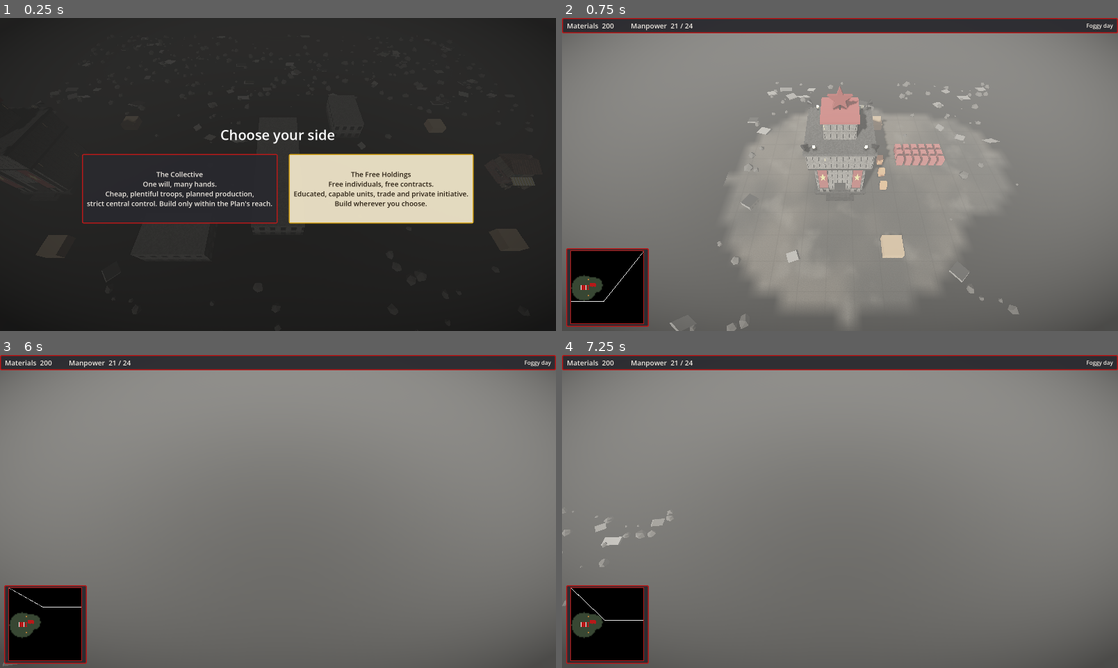
Above: before the commit, frames 1-4 (two rows, left to right).
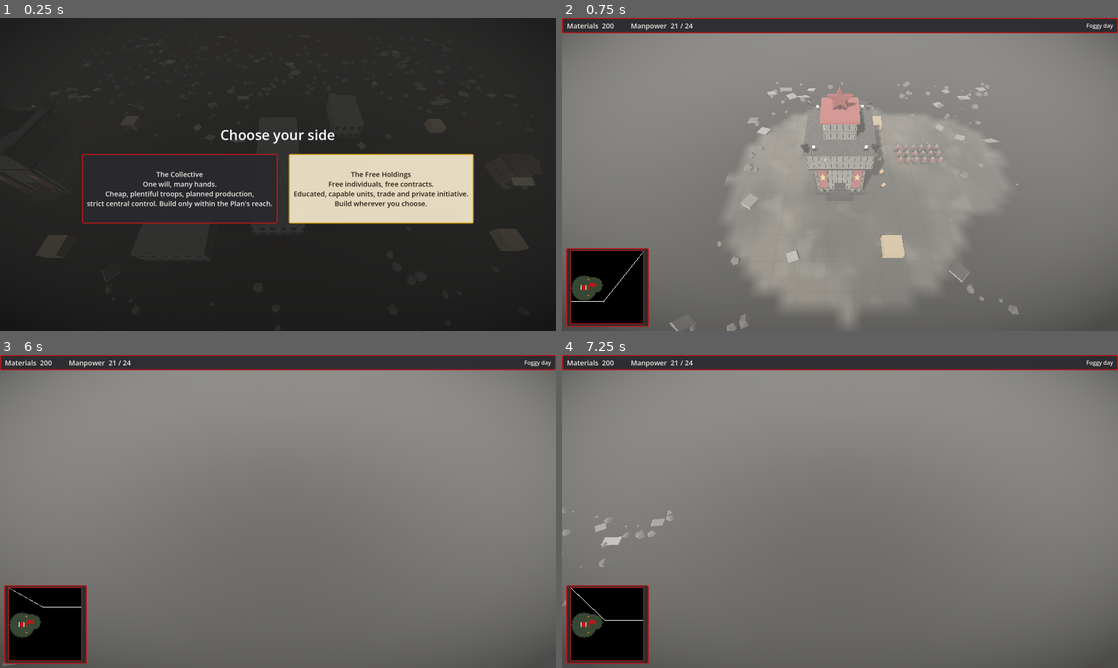
Above: after the commit, the same moments.

Repository: zhqgitc/rtsGameSpike
Game: Godot game, scene res://scenes/main.tscn
The game is run twice, just before and just after one commit, with the same random seed, the same clock (stepped at 60 frames per second) and the same inputs.
Inputs (mouse positions are in pixels of both pictures, inside the frame that each line leads up to):
- Up to frame 1 (0.25 s): no input
- Up to frame 2 (0.75 s): click "The Collective One will, many…" at 0.5 s
- Up to frame 3 (6 s): tap Enter at 1.25, 3.5 s; drag from (44, 624) to (333, 442) at 1.27 s; tap Space at 2, 5 s; drag from (166, 527) to (250, 574) at 2.02 s; move the mouse to (333, 442) at 2.77 s; hold D 2.78-3.5 s; tap 1 at 2.85, 4.35, 5.85 s; drag from (250, 574) to (111, 464) at 3.52 s; move the mouse to (444, 558) at 4.27 s; hold A 4.28-5 s; drag from (111, 464) to (194, 433) at 5.02 s; move the mouse to (305, 511) at 5.77 s; hold S from 5.78 s (still down); click (305, 511) at 5.92 s
- Up to frame 4 (7.25 s): release S at 6.5 s; drag from (756, 433) to (728, 527) at 6.52 s

The runs differ from the first frame. In frame 2, 0.7% of the frame differs, in the area x 32-75%, y 24-62%; in frame 3, less than 0.1%; in frame 4, less than 0.1%.

Commit message:
G3: animated procedural unit figures
UnitArt builds humanoid figures from primitives: identical stocky red-coated Conscripts and orange-vested Laborers for the Collectivists, individually randomised Libertarians (coat, hat, skin, hair, gear, build seeded by the unit, all with a gold scarf). UnitModel animates them from the unit's state: walking, aiming, recoil with muzzle flash, melee thrust, tool swinging. Unit emits a fired signal for attacks. Sun elevation raised on every kind of day so the tall HQ does not shade its whole base.

Co-Authored-By: Claude Sonnet 5.5 <noreply@anthropic.com>

Diff:
--- a/data/weather/dark.tres
+++ b/data/weather/dark.tres
@@ -13,7 +13,7 @@
 fog_density = 0.0068
 sun_color = Color(0.72, 0.76, 0.88, 1)
 sun_energy = 0.5
-sun_rotation = Vector3(-50, -20, 0)
+sun_rotation = Vector3(-56, -20, 0)
 shadow_blur = 2.4
 ambient_energy = 0.52
 saturation = 0.58
--- a/data/weather/foggy.tres
+++ b/data/weather/foggy.tres
@@ -13,7 +13,7 @@
 fog_density = 0.0105
 sun_color = Color(0.95, 0.92, 0.86, 1)
 sun_energy = 0.75
-sun_rotation = Vector3(-44, -28, 0)
+sun_rotation = Vector3(-52, -28, 0)
 shadow_blur = 3.2
 ambient_energy = 0.95
 saturation = 0.5
--- a/data/weather/overcast.tres
+++ b/data/weather/overcast.tres
@@ -13,7 +13,7 @@
 fog_density = 0.0042
 sun_color = Color(1, 0.88, 0.74, 1)
 sun_energy = 1.25
-sun_rotation = Vector3(-36, -32, 0)
+sun_rotation = Vector3(-47, -32, 0)
 shadow_blur = 1.4
 ambient_energy = 0.7
 saturation = 0.68
--- a/data/weather/sunny.tres
+++ b/data/weather/sunny.tres
@@ -13,7 +13,7 @@
 fog_density = 0.0022
 sun_color = Color(1, 0.82, 0.58, 1)
 sun_energy = 2.0
-sun_rotation = Vector3(-30, -42, 0)
+sun_rotation = Vector3(-40, -42, 0)
 shadow_blur = 0.6
 ambient_energy = 0.72
 saturation = 0.82
--- a/scripts/sim/unit.gd
+++ b/scripts/sim/unit.gd
@@ -3,6 +3,9 @@
 ## A unit in the world: health, move/attack orders, automatic engagement and
 ## retreat, pathing over the navigation mesh (with avoidance), plus placeholder
 ## visuals. All behaviour runs in _physics_process (the fixed simulation tick).
+
+## The unit just attacked (a shot or a blow); animation and effects listen.
+signal fired
 
 enum State { IDLE, MOVING, ATTACKING, RETREATING, ATTACK_MOVING }
 
@@ -54,7 +57,7 @@
 	_scan_timer = (_spawn_counter % 5) * (SCAN_INTERVAL / 5.0)
 	_spawn_counter += 1
 	add_to_group(GROUP)
-	_build_placeholder_mesh()
+	_build_model()
 	_build_selection_ring()
 	_build_agent()
 
@@ -293,6 +296,7 @@
 
 func _fire() -> void:
 	_cooldown = def.attack_cooldown
+	fired.emit()
 	if def.projectile_speed > 0.0:
 		var shot := Projectile.new()
 		get_parent().add_child(shot)
@@ -428,23 +432,12 @@
 	_agent.velocity_computed.connect(_on_velocity_computed)
 
 
-func _build_placeholder_mesh() -> void:
-	var mesh_instance := MeshInstance3D.new()
-	var mat := StandardMaterial3D.new()
-	mat.albedo_color = def.color
-	match def.shape:
-		UnitDef.Shape.CAPSULE:
-			var capsule := CapsuleMesh.new()
-			capsule.radius = def.size.x * 0.5
-			capsule.height = def.size.y
-			mesh_instance.mesh = capsule
-		_:
-			var box := BoxMesh.new()
-			box.size = def.size
-			mesh_instance.mesh = box
-	mesh_instance.material_override = mat
-	mesh_instance.position.y = def.size.y * 0.5
-	add_child(mesh_instance)
+## The figure (see UnitArt/UnitModel). Seeded by the unit so each Libertarian
+## looks like an individual while every Collectivist is identical.
+func _build_model() -> void:
+	var model := UnitArt.build(def, get_instance_id())
+	add_child(model)
+	model.setup(self)
 
 
 func _build_selection_ring() -> void:
--- /dev/null
+++ b/scripts/world/unit_art.gd
@@ -0,0 +1,297 @@
+class_name UnitArt
+extends RefCounted
+## Procedural figures for the units, built from primitives and animated by
+## UnitModel. The Collectivists are one identical, stocky figure in a red
+## greatcoat and fur hat: a mass in uniform. The Libertarians are individuals:
+## each one gets its own coat, hat, skin, gear and build (seeded by the unit),
+## with a gold scarf to read as one side from far away.
+## Figures stand on the ground at the origin and face -Z.
+
+const RED_COAT := Color(0.5, 0.1, 0.09)
+const GOLD := Color(0.9, 0.7, 0.15)
+const SKINS: Array[Color] = [Color(0.88, 0.7, 0.56), Color(0.72, 0.54, 0.42), Color(0.52, 0.37, 0.28), Color(0.93, 0.8, 0.68)]
+const HAIRS: Array[Color] = [Color(0.12, 0.09, 0.07), Color(0.3, 0.2, 0.12), Color(0.55, 0.4, 0.2), Color(0.46, 0.46, 0.46)]
+const COATS: Array[Color] = [Color(0.27, 0.31, 0.22), Color(0.33, 0.26, 0.19), Color(0.22, 0.26, 0.32), Color(0.38, 0.33, 0.26), Color(0.2, 0.2, 0.21), Color(0.36, 0.22, 0.16)]
+const CIVILIAN_COATS: Array[Color] = [Color(0.45, 0.4, 0.33), Color(0.4, 0.45, 0.5), Color(0.5, 0.35, 0.25), Color(0.35, 0.42, 0.3), Color(0.55, 0.5, 0.4)]
+const TROUSERS: Array[Color] = [Color(0.2, 0.2, 0.22), Color(0.28, 0.23, 0.17), Color(0.18, 0.22, 0.27), Color(0.3, 0.27, 0.22)]
+const BOOTS := Color(0.1, 0.08, 0.07)
+const METAL := Color(0.14, 0.14, 0.15)
+const WOOD := Color(0.32, 0.22, 0.14)
+
+
+static func build(def: UnitDef, seed_value: int) -> UnitModel:
+	var model := UnitModel.new()
+	model.name = "Model"
+	var rng := RandomNumberGenerator.new()
+	rng.seed = seed_value
+	var variation := 1.0
+	match def.id:
+		&"collectivist_conscript":
+			_conscript(model)
+		&"collectivist_laborer":
+			_laborer(model)
+		&"libertarian_freeholder":
+			_freeholder(model, rng)
+			variation = rng.randf_range(0.94, 1.07)
+		&"libertarian_volunteer":
+			_volunteer(model, rng)
+			variation = rng.randf_range(0.92, 1.06)
+		&"libertarian_prospector":
+			_prospector(model, rng)
+			variation = rng.randf_range(0.94, 1.05)
+		_:
+			_generic(model, def)
+	model.scale = Vector3.ONE * (def.size.y / 1.8) * variation
+	return model
+
+
+# --- Collectivists: identical, stocky, in uniform ---------------------------
+
+static func _conscript(m: UnitModel) -> void:
+	_figure(m, {
+		"stock": 1.28, "coat": RED_COAT, "trousers": Color(0.17, 0.11, 0.1), "skin": Color(0.8, 0.62, 0.5),
+		"long_coat": true, "hat": &"ushanka", "hat_color": Color(0.33, 0.33, 0.34),
+	})
+	m.stride = 0.8
+	m.melee = true
+	_rifle(m, 1.1, true)
+
+
+static func _laborer(m: UnitModel) -> void:
+	_figure(m, {
+		"stock": 1.2, "coat": Color(0.88, 0.45, 0.1), "trousers": Color(0.2, 0.15, 0.13), "skin": Color(0.8, 0.62, 0.5),
+		"hat": &"hardhat", "hat_color": Color(0.92, 0.6, 0.08),
+	})
+	m.stride = 0.85
+	_tool(m, &"shovel")
+
+
+# --- Libertarians: individuals ----------------------------------------------
+
+static func _freeholder(m: UnitModel, rng: RandomNumberGenerator) -> void:
+	var hats: Array[StringName] = [&"cowboy", &"cowboy", &"cap", &"wide", &"none"]
+	_figure(m, {
+		"stock": rng.randf_range(0.92, 1.05), "coat": COATS[rng.randi() % COATS.size()], "trousers": TROUSERS[rng.randi() % TROUSERS.size()],
+		"skin": SKINS[rng.randi() % SKINS.size()], "hair": HAIRS[rng.randi() % HAIRS.size()],
+		"long_coat": rng.randf() < 0.7, "hat": hats[rng.randi() % hats.size()],
+		"hat_color": COATS[rng.randi() % COATS.size()].darkened(0.1), "scarf": GOLD,
+		"gear": [&"backpack", &"bandolier", &"none"][rng.randi() % 3],
+	})
+	_rifle(m, 1.35, false)
+
+
+static func _volunteer(m: UnitModel, rng: RandomNumberGenerator) -> void:
+	var hats: Array[StringName] = [&"cap", &"cap", &"none", &"wide"]
+	_figure(m, {
+		"stock": rng.randf_range(0.9, 1.05), "coat": CIVILIAN_COATS[rng.randi() % CIVILIAN_COATS.size()], "trousers": TROUSERS[rng.randi() % TROUSERS.size()],
+		"skin": SKINS[rng.randi() % SKINS.size()], "hair": HAIRS[rng.randi() % HAIRS.size()],
+		"hat": hats[rng.randi() % hats.size()], "hat_color": CIVILIAN_COATS[rng.randi() % CIVILIAN_COATS.size()].darkened(0.2),
+		"scarf": GOLD, "gear": [&"backpack", &"none"][rng.randi() % 2],
+	})
+	_rifle(m, 0.95, false)
+
+
+static func _prospector(m: UnitModel, rng: RandomNumberGenerator) -> void:
+	_figure(m, {
+		"stock": rng.randf_range(0.9, 1.0), "coat": Color(0.3, 0.5, 0.36), "trousers": TROUSERS[rng.randi() % TROUSERS.size()],
+		"skin": SKINS[rng.randi() % SKINS.size()], "hair": HAIRS[rng.randi() % HAIRS.size()],
+		"hat": &"wide", "hat_color": Color(0.55, 0.45, 0.28), "scarf": GOLD, "gear": &"backpack",
+	})
+	_tool(m, &"pickaxe")
+
+
+static func _generic(m: UnitModel, def: UnitDef) -> void:
+	var instance := MeshInstance3D.new()
+	if def.shape == UnitDef.Shape.CAPSULE:
+		var capsule := CapsuleMesh.new()
+		capsule.radius = def.size.x * 0.5
+		capsule.height = def.size.y
+		instance.mesh = capsule
+	else:
+		var box := BoxMesh.new()
+		box.size = def.size
+		instance.mesh = box
+	instance.material_override = _plain(def.color)
+	instance.position.y = def.size.y * 0.5
+	m.add_child(instance)
+	m.body = Node3D.new()
+	m.add_child(m.body)
+
+
+# --- Figure -----------------------------------------------------------------
+
+## A humanoid from boxes and a sphere, with pivots for animation. `p` holds the
+## look: stock (build width), coat, trousers, skin, hair, long_coat, hat,
+## hat_color, scarf, gear.
+static func _figure(m: UnitModel, p: Dictionary) -> void:
+	var stock: float = p.get("stock", 1.0)
+	var coat: Color = p["coat"]
+	var skin: Color = p["skin"]
+	var trousers: Color = p["trousers"]
+	var hip := 0.78
+	var torso_h := 0.62
+
+	m.leg_left = _limb(m, Vector3(-0.12 * stock, hip, 0.0), Vector3(0.17 * stock, 0.78, 0.2 * stock), trousers, true)
+	m.leg_right = _limb(m, Vector3(0.12 * stock, hip, 0.0), Vector3(0.17 * stock, 0.78, 0.2 * stock), trousers, true)
+
+	m.body = Node3D.new()
+	m.body.position = Vector3(0, hip, 0)
+	m.add_child(m.body)
+	_box(m.body, Vector3(0.46 * stock, torso_h, 0.28 * stock), Vector3(0, torso_h * 0.5, 0), coat)
+	if p.get("long_coat", false):
+		_box(m.body, Vector3(0.5 * stock, 0.42, 0.31 * stock), Vector3(0, -0.14, 0), coat.darkened(0.08))
+	var head_y := torso_h + 0.17
+	_sphere(m.body, 0.14, Vector3(0, head_y, 0), skin)
+	_hair(m.body, p, head_y)
+	_hat(m.body, p.get("hat", &"none"), p.get("hat_color", Color.GRAY), head_y)
+	if p.has("scarf"):
+		_box(m.body, Vector3(0.3 * stock, 0.08, 0.22 * stock), Vector3(0, torso_h + 0.01, 0), p["scarf"])
+		_box(m.body, Vector3(0.07, 0.24, 0.03), Vector3(0.08, torso_h - 0.13, -0.15 * stock), p["scarf"])
+	_gear(m, p.get("gear", &"none"), stock, torso_h)
+
+	m.arm_left = _limb(m.body, Vector3(-0.3 * stock, torso_h - 0.08, 0.0), Vector3(0.12, 0.6, 0.14), coat, false, skin)
+	m.arm_right = _limb(m.body, Vector3(0.3 * stock, torso_h - 0.08, 0.0), Vector3(0.12, 0.6, 0.14), coat, false, skin)
+
+
+## A hinged limb: a pivot at the joint with the limb hanging below it.
+static func _limb(parent: Node3D, joint: Vector3, size: Vector3, color: Color, boot: bool, hand: Color = Color.TRANSPARENT) -> Node3D:
+	var pivot := Node3D.new()
+	pivot.position = joint
+	parent.add_child(pivot)
+	_box(pivot, size, Vector3(0, -size.y * 0.5, 0), color)
+	if boot:
+		_box(pivot, Vector3(size.x * 1.05, 0.1, size.z * 1.5), Vector3(0, -size.y + 0.05, -size.z * 0.25), BOOTS)
+	if hand.a > 0.0:
+		_box(pivot, Vector3(size.x * 0.9, 0.1, size.z * 0.9), Vector3(0, -size.y - 0.02, 0), hand)
+	return pivot
+
+
+static func _hair(body: Node3D, p: Dictionary, head_y: float) -> void:
+	if not p.has("hair"):
+		return
+	_box(body, Vector3(0.27, 0.1, 0.27), Vector3(0, head_y + 0.1, 0.02), p["hair"])
+
+
+static func _hat(body: Node3D, kind: StringName, color: Color, head_y: float) -> void:
+	var top := head_y + 0.12
+	match kind:
+		&"ushanka":
+			_box(body, Vector3(0.36, 0.17, 0.36), Vector3(0, top + 0.02, 0), color)
+			for side in [-1.0, 1.0]:
+				_box(body, Vector3(0.07, 0.2, 0.22), Vector3(side * 0.2, head_y - 0.02, 0.02), color.darkened(0.1))
+			_box(body, Vector3(0.09, 0.09, 0.03), Vector3(0, top + 0.03, -0.19), Color(0.85, 0.08, 0.08))
+		&"hardhat":
+			_sphere(body, 0.17, Vector3(0, top - 0.03, 0), color, Vector3(1.0, 0.7, 1.0))
+			_box(body, Vector3(0.3, 0.03, 0.12), Vector3(0, top - 0.1, -0.17), color)
+		&"cowboy":
+			_cylinder(body, 0.3, 0.03, Vector3(0, top - 0.02, 0), color)
+			_cylinder(body, 0.14, 0.16, Vector3(0, top + 0.07, 0), color)
+		&"wide":
+			_cylinder(body, 0.36, 0.025, Vector3(0, top - 0.02, 0), color.lightened(0.1))
+			_cylinder(body, 0.14, 0.1, Vector3(0, top + 0.04, 0), color.lightened(0.1))
+		&"cap":
+			_box(body, Vector3(0.3, 0.07, 0.3), Vector3(0, top, 0), color)
+			_box(body, Vector3(0.24, 0.025, 0.12), Vector3(0, top - 0.02, -0.2), color.darkened(0.2))
+
+
+static func _gear(m: UnitModel, kind: StringName, stock: float, torso_h: float) -> void:
+	match kind:
+		&"backpack":
+			_box(m.body, Vector3(0.34 * stock, 0.42, 0.18), Vector3(0, torso_h * 0.5, 0.22 * stock), Color(0.3, 0.24, 0.16))
+			_box(m.body, Vector3(0.3 * stock, 0.12, 0.2), Vector3(0, torso_h + 0.0, 0.22 * stock), Color(0.38, 0.3, 0.2))
+		&"bandolier":
+			var strap := _box(m.body, Vector3(0.07, 0.75, 0.04), Vector3(0, torso_h * 0.5, -0.15 * stock), Color(0.22, 0.15, 0.1))
+			strap.rotation.z = 0.7
+
+
+## A long gun held across the body (the arms pose around it). The muzzle flash
+## sits at its tip.
+static func _rifle(m: UnitModel, length: float, bayonet: bool) -> void:
+	var gun := Node3D.new()
+	gun.position = Vector3(0.1, 0.4, -0.28)
+	m.body.add_child(gun)
+	m.weapon = gun
+	_box(gun, Vector3(0.05, 0.06, length), Vector3(0, 0, -length * 0.3), METAL)
+	_box(gun, Vector3(0.06, 0.1, length * 0.35), Vector3(0, -0.02, length * 0.12), WOOD)
+	var muzzle := -length * 0.8
+	if bayonet:
+		_box(gun, Vector3(0.02, 0.02, 0.32), Vector3(0, 0.0, muzzle - 0.14), Color(0.7, 0.7, 0.72))
+		muzzle -= 0.3
+	var flash_mesh := SphereMesh.new()
+	flash_mesh.radius = 0.12
+	flash_mesh.height = 0.24
+	var flash_material := StandardMaterial3D.new()
+	flash_material.albedo_color = Color(1.0, 0.85, 0.4)
+	flash_material.emission_enabled = true
+	flash_material.emission = Color(1.0, 0.8, 0.3)
+	flash_material.emission_energy_multiplier = 4.0
+	flash_material.shading_mode = BaseMaterial3D.SHADING_MODE_UNSHADED
+	var flash := MeshInstance3D.new()
+	flash.mesh = flash_mesh
+	flash.material_override = flash_material
+	flash.position = Vector3(0, 0, muzzle - 0.08)
+	flash.cast_shadow = GeometryInstance3D.SHADOW_CASTING_SETTING_OFF
+	gun.add_child(flash)
+	m.flash = flash
+
+
+## A work tool carried in the right hand and swung while working.
+static func _tool(m: UnitModel, kind: StringName) -> void:
+	var tool := Node3D.new()
+	tool.position = Vector3(0, -0.55, 0)
+	m.arm_right.add_child(tool)
+	m.tool_node = tool
+	_box(tool, Vector3(0.045, 0.95, 0.045), Vector3(0, -0.3, 0), WOOD)
+	if kind == &"shovel":
+		_box(tool, Vector3(0.22, 0.3, 0.025), Vector3(0, -0.85, 0), Color(0.55, 0.55, 0.57))
+	else:
+		_box(tool, Vector3(0.5, 0.06, 0.06), Vector3(0, -0.78, 0), Color(0.5, 0.5, 0.52))
+
+
+# --- Primitives -------------------------------------------------------------
+
+static func _box(parent: Node3D, size: Vector3, center: Vector3, color: Color) -> MeshInstance3D:
+	var mesh := BoxMesh.new()
+	mesh.size = size
+	var instance := MeshInstance3D.new()
+	instance.mesh = mesh
+	instance.material_override = _plain(color)
+	instance.position = center
+	parent.add_child(instance)
+	return instance
+
+
+static func _sphere(parent: Node3D, radius: float, center: Vector3, color: Color, squash: Vector3 = Vector3.ONE) -> MeshInstance3D:
+	var mesh := SphereMesh.new()
+	mesh.radius = radius
+	mesh.height = radius * 2.0
+	mesh.radial_segments = 10
+	mesh.rings = 6
+	var instance := MeshInstance3D.new()
+	instance.mesh = mesh
+	instance.material_override = _plain(color)
+	instance.position = center
+	instance.scale = squash
+	parent.add_child(instance)
+	return instance
+
+
+static func _cylinder(parent: Node3D, radius: float, height: float, center: Vector3, color: Color) -> MeshInstance3D:
+	var mesh := CylinderMesh.new()
+	mesh.top_radius = radius
+	mesh.bottom_radius = radius
+	mesh.height = height
+	mesh.radial_segments = 12
+	var instance := MeshInstance3D.new()
+	instance.mesh = mesh
+	instance.material_override = _plain(color)
+	instance.position = center
+	parent.add_child(instance)
+	return instance
+
+
+static func _plain(color: Color) -> StandardMaterial3D:
+	var material := StandardMaterial3D.new()
+	material.albedo_color = color
+	material.roughness = 0.9
+	return material
--- /dev/null
+++ b/scripts/world/unit_model.gd
@@ -0,0 +1,123 @@
+class_name UnitModel
+extends Node3D
+## A unit's body and its animation. UnitArt builds the parts; this node animates
+## them from what the unit is doing: walking, aiming, firing (recoil and muzzle
+## flash) or thrusting, and working with a tool. It only reads the unit; the
+## simulation does not know it exists. The model faces -Z, like the unit.
+
+const FLASH_SECONDS := 0.07
+const WALK_SPEED_THRESHOLD := 0.4
+
+# Parts, filled in by UnitArt.
+var leg_left: Node3D
+var leg_right: Node3D
+var arm_left: Node3D
+var arm_right: Node3D
+var body: Node3D ## Torso, head and gear: bobs, sways and takes the recoil.
+var weapon: Node3D ## Held weapon (rifle, ...), or null for tool users.
+var tool_node: Node3D ## Held tool (shovel, pickaxe), parented to the right arm.
+var flash: MeshInstance3D ## Muzzle flash, hidden except just after a shot.
+var melee: bool = false ## Thrusts instead of shooting.
+var stride: float = 1.0 ## How big the walking motion is (heavier units swing less).
+
+var _unit: Unit
+var _last_position: Vector3
+var _speed: float = 0.0
+var _phase: float = 0.0
+var _clock: float = 0.0
+var _kick: float = 0.0
+var _flash_left: float = 0.0
+var _clock_offset: float = 0.0
+
+
+func setup(unit: Unit) -> void:
+	_unit = unit
+	_last_position = unit.global_position
+	# Spread idle motion so a crowd does not breathe in step.
+	_clock_offset = float(unit.get_instance_id() % 97)
+	unit.fired.connect(_on_fired)
+	if flash != null:
+		flash.visible = false
+
+
+func _process(delta: float) -> void:
+	if _unit == null or not is_instance_valid(_unit):
+		return
+	_clock += delta
+	var position_now := _unit.global_position
+	var moved := Vector2(position_now.x - _last_position.x, position_now.z - _last_position.z).length()
+	_last_position = position_now
+	_speed = lerpf(_speed, moved / maxf(delta, 0.0001), minf(1.0, delta * 10.0))
+
+	var walking := _speed > WALK_SPEED_THRESHOLD
+	var firing := _unit.state == Unit.State.ATTACKING and not walking
+	var working := _unit.job_kind() != &"" and not walking
+
+	_animate_legs(delta, walking)
+	_animate_arms(delta, walking, firing, working)
+	_animate_body(delta, walking)
+	_animate_effects(delta)
+
+
+func _animate_legs(delta: float, walking: bool) -> void:
+	if walking:
+		_phase += delta * (5.0 + _speed * 1.4)
+	var swing := sin(_phase) * 0.7 * stride * clampf(_speed / 3.0, 0.0, 1.3) if walking else 0.0
+	_ease_rotation(leg_left, swing, delta)
+	_ease_rotation(leg_right, -swing, delta)
+
+
+func _animate_arms(delta: float, walking: bool, firing: bool, working: bool) -> void:
+	var right := 0.9
+	var left := 1.1
+	if tool_node != null:
+		# Carry the tool at rest, swing it while working.
+		right = 0.3
+		left = 0.1
+		if working:
+			right = 1.0 + sin((_clock + _clock_offset) * 7.0) * 0.75
+			left = 0.5
+		elif walking:
+			left = -sin(_phase) * 0.5 * stride
+	elif weapon != null:
+		if firing:
+			right = 1.45
+			left = 1.5
+		elif walking:
+			right = 0.95
+			left = 1.15
+	_ease_rotation(arm_right, right, delta)
+	_ease_rotation(arm_left, left, delta)
+
+
+func _animate_body(delta: float, walking: bool) -> void:
+	var t := _clock + _clock_offset
+	var bob := absf(sin(_phase)) * 0.045 * stride if walking else sin(t * 1.8) * 0.008
+	body.position.y = lerpf(body.position.y, 0.78 + bob, minf(1.0, delta * 14.0))
+	# Recoil kicks the body back; a melee lunge thrusts the whole figure forward.
+	_kick = maxf(0.0, _kick - delta * 7.0)
+	if melee:
+		position.z = -_kick * 0.45
+		body.rotation.x = _kick * 0.2
+	else:
+		body.position.z = _kick * 0.1
+		if weapon != null:
+			weapon.rotation.x = -_kick * 0.18
+
+
+func _animate_effects(delta: float) -> void:
+	if flash == null:
+		return
+	_flash_left = maxf(0.0, _flash_left - delta)
+	flash.visible = _flash_left > 0.0
+
+
+func _on_fired() -> void:
+	_kick = 1.0
+	if flash != null and not melee:
+		_flash_left = FLASH_SECONDS
+
+
+func _ease_rotation(part: Node3D, target_x: float, delta: float) -> void:
+	if part != null:
+		part.rotation.x = lerpf(part.rotation.x, target_x, minf(1.0, delta * 12.0))
Not shown, added: scripts/world/unit_art.gd.uid
Not shown, added: scripts/world/unit_model.gd.uid
Not shown, changed: PLAN.md
